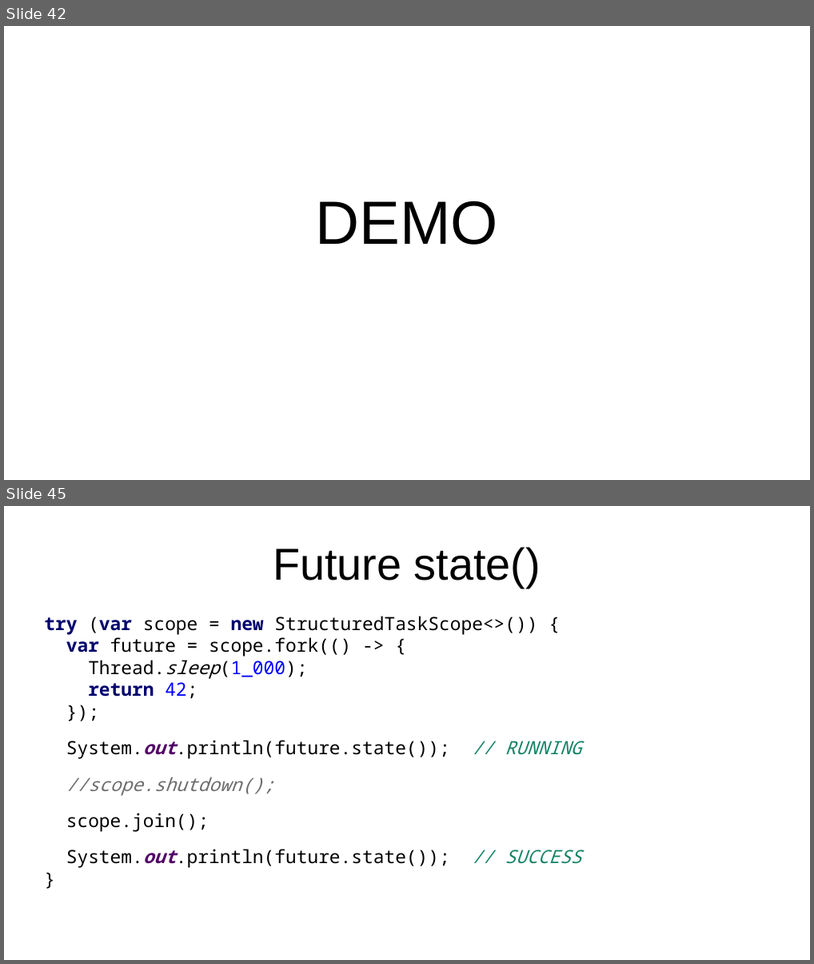
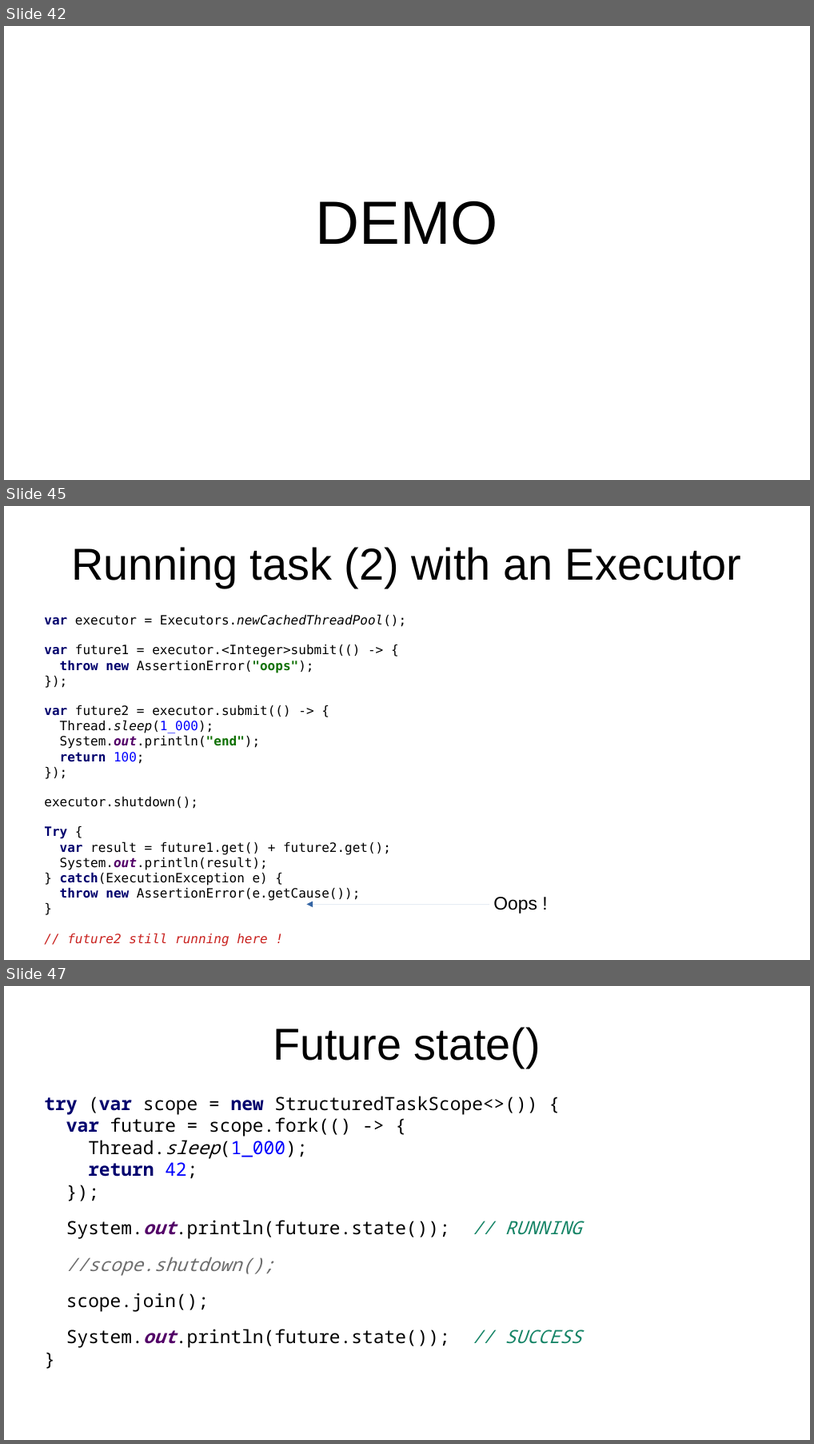
Before and after one commit to forax/loom-fiber, a slide deck: loom is looming.odp. Shown one above the other, each under a label of ours: slides 42 and 45 before the commit, slides 42, 45 and 47 after it; the slides between them are not shown. The pictures are 814x964 and 814x1444 pixels, drawn with LibreOffice and Linux fonts; fonts in the diff are those of the drawing. Boxes give left, top, right and bottom in pixels: in the first picture for what was removed or moved away, otherwise in the second. Text is boxed around its words. In the diff, an @@ line names an element or a change of style, - is before the commit and + after.

```diff
--- a/loom is looming.odp
+++ b/loom is looming.odp
@@ slide 45 added at (4,506,810,960), background #FFFFFF @@
@@ title added at (71,547,742,588), 44 pt, text #000000 @@
+Running task (2) with an Executor
@@ text added at (44,614,406,901), 12.6 pt, text #000000 @@
+var executor = Executors.newCachedThreadPool();
+var future1 = executor.<Integer>submit(() -> {
+throw new AssertionError("oops");
+});
+var future2 = executor.submit(() -> {
+Thread.sleep(1_000);
+System.out.println("end");
+return 100;
+});
+executor.shutdown();
+Try {
+var result = future1.get() + future2.get();
+System.out.println(result);
+} catch(ExecutionException e) {
+throw new AssertionError(e.getCause());
+}
+// future2 still running here !
@@ arrow added from (490, 904) to (307, 904), #3465A4 0 pt @@
@@ text added at (494,896,538,913), 18 pt, text #000000 @@
+Oops !
@@ what was slide 45 is now slide 47 @@
```
Also in this commit, not shown: 6 slides changed, 1 other slide added, 5 other files.
